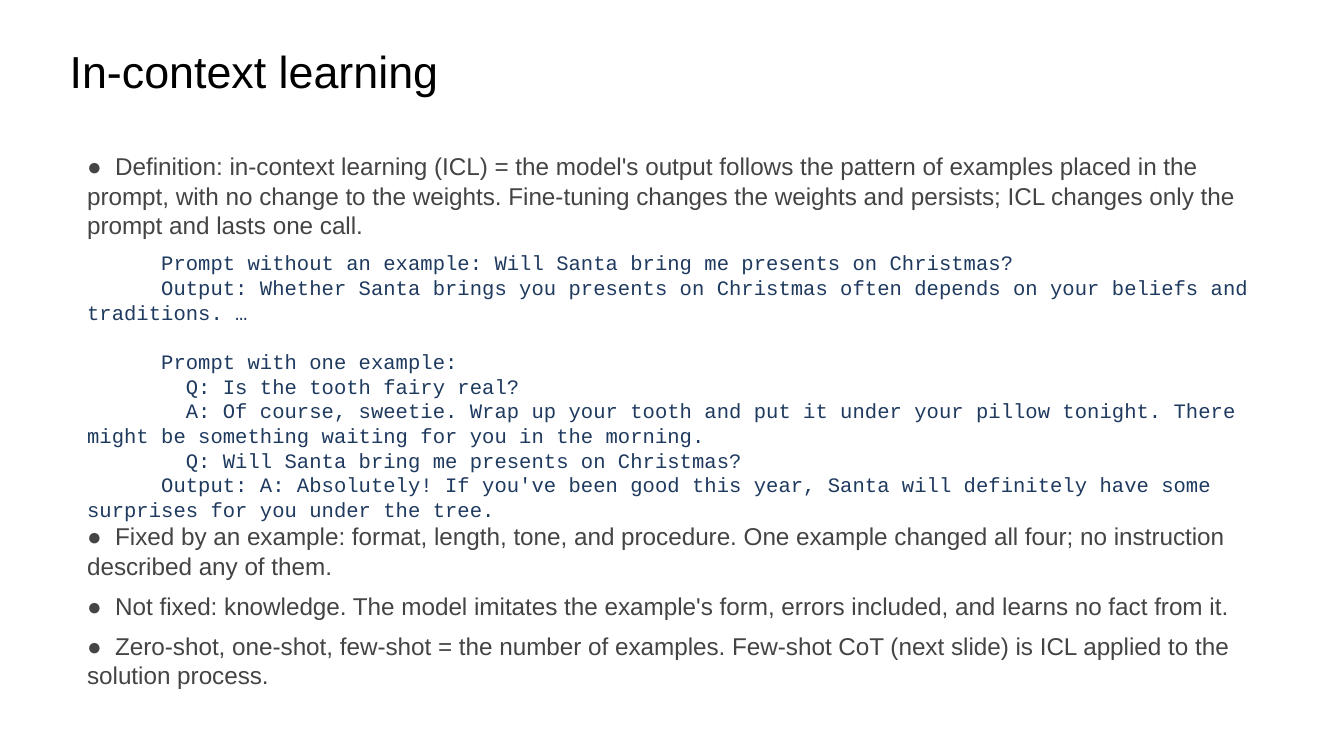
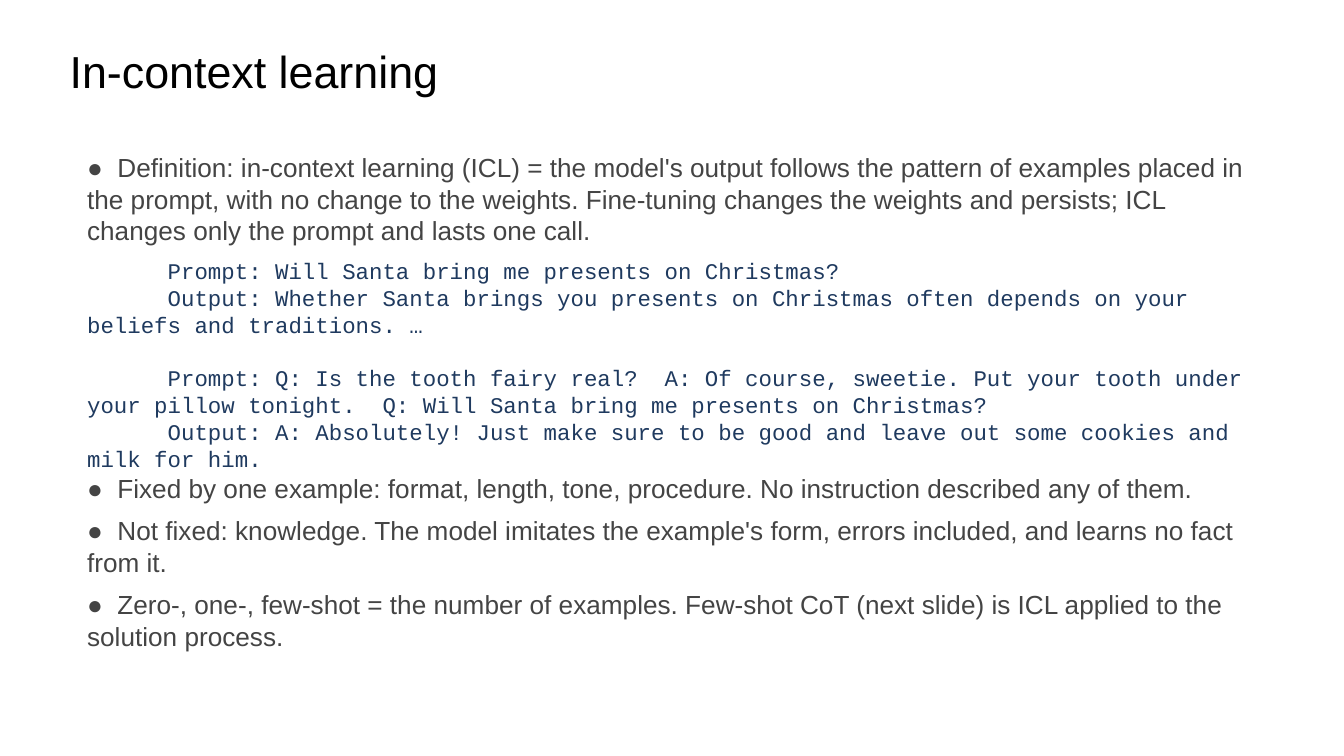
Before and after one commit to ralbu85/stml_2026, a slide deck: slide 15 of lectures/week02/slides-draft-w2.pptx. Drawn at 1344x756 pixels with LibreOffice and Linux fonts; fonts in the diff are those of the drawing. Boxes give left, top, right and bottom in pixels: in the first picture for what was removed or moved away, otherwise in the second. Text is boxed around its words. In the diff, an @@ line names an element or a change of style, - is before the commit and + after.

Commit message:
W2 덱 15번: 짧은 one-shot 프롬프트로 실측 재실행, 본문 상자에 맞춤

```diff
--- a/lectures/week02/slides-draft-w2.pptx
+++ b/lectures/week02/slides-draft-w2.pptx
@@ text at [87,158,1242,573]: size 13 to 14 pt in "● Definition: in-context learning (ICL) = the ...", "● Not fixed: knowledge. The model imitates ..."; size 11 to 12 pt in "Output: Whether Santa brings you presents on ..." @@
@@ text at [168,263,839,284]: text changed; size 11 to 12 pt @@
-Prompt without an example: Will Santa bring me presents on Christmas?
+Prompt: Will Santa bring me presents on Christmas?
@@ text at [87,370,1242,504]: text changed; size 11 to 12 pt @@
-Prompt with one example:
-Q: Is the tooth fairy real?
-A: Of course, sweetie. Wrap up your tooth and put it under your pillow tonight. There might be something waiting for you in the morning.
-Q: Will Santa bring me presents on Christmas?
-Output: A: Absolutely! If you've been good this year, Santa will definitely have some surprises for you under the tree.
-● Fixed by an example: format, length, tone, and procedure. One example changed all four; no instruction described any of them.
+Prompt: Q: Is the tooth fairy real? A: Of course, sweetie. Put your tooth under your pillow tonight. Q: Will Santa bring me presents on Christmas?
+Output: A: Absolutely! Just make sure to be good and leave out some cookies and milk for him.
+● Fixed by one example: format, length, tone, procedure. No instruction described any of them.
@@ text at [87,595,1221,652]: text changed; size 13 to 14 pt @@
-● Zero-shot, one-shot, few-shot = the number of examples. Few-shot CoT (next slide) is ICL applied to the solution process.
+● Zero-, one-, few-shot = the number of examples. Few-shot CoT (next slide) is ICL applied to the solution process.
```
Also in this commit, not shown: 1 other file.
